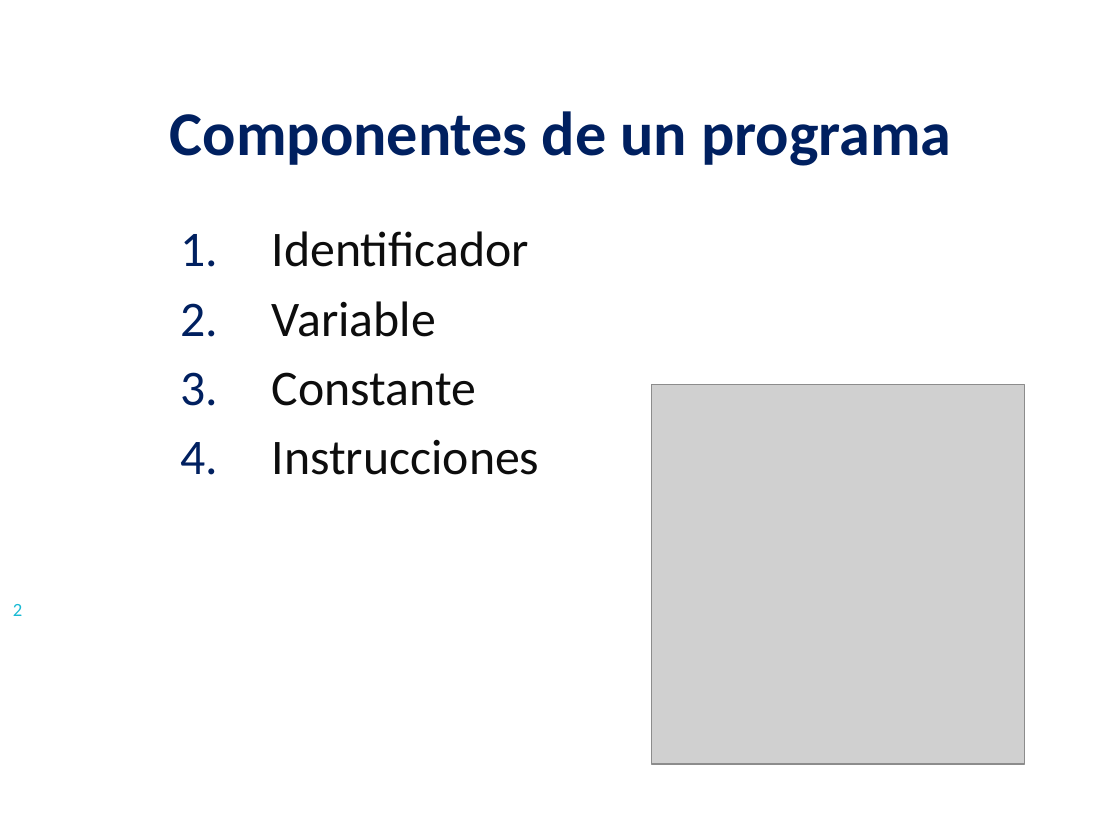
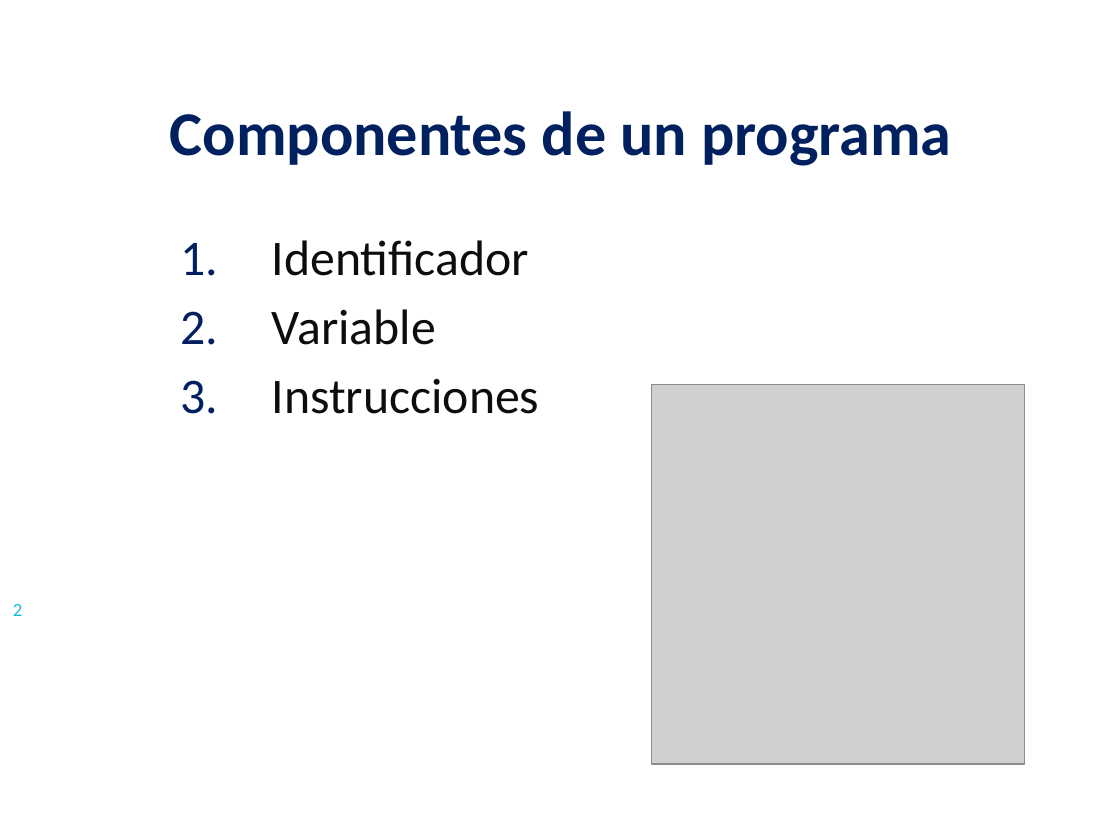
Before and after one commit to lizetheP/Analitica, a slide deck: slide 2 of CalendarioAgo2022/presentaciones/1_Componentes.pptx. Drawn at 1120x840 pixels with LibreOffice and Linux fonts; fonts in the diff are those of the drawing; grey boxes stand for pictures. Boxes give left, top, right and bottom in pixels: in the first picture for what was removed or moved away, otherwise in the second. Text is boxed around its words. In the diff, an @@ line names an element or a change of style, - is before the commit and + after.

```diff
--- a/CalendarioAgo2022/presentaciones/1_Componentes.pptx
+++ b/CalendarioAgo2022/presentaciones/1_Componentes.pptx
@@ text "Identificador": place and size @@
-text "Identificador" at (272,231,540,475)
+text "Identificador" at (272,240,540,414)
@@ text at (272,372,476,406): paragraph removed @@
-3. Constante
```
Also in this commit, not shown: 1 other slide changed, 1 slide removed, 4 other files.
